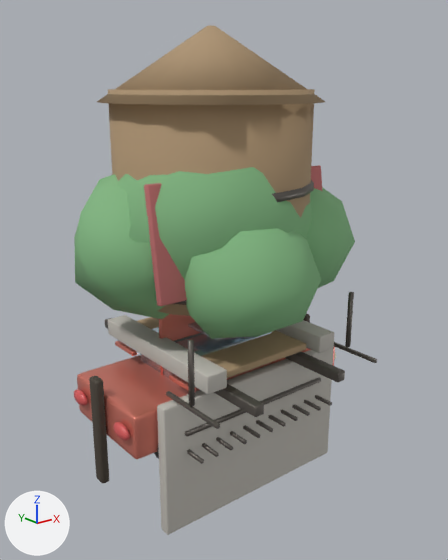
A saved change to the glTF model game/art/props.glb.
The view is the same before and after, from a 50 mm camera at (-5.05, -6.56, 4.64) aimed at (0.07, -0.17, 2.09). Arrows for +X, +Y and +Z are at lower left; the lights stay in place. The picture after the commit comes second. Vertices at exactly the same position are counted once.

Names of what the first picture shows: 'balcony', 'car', 'entrance', 'tree', 'watertank'.
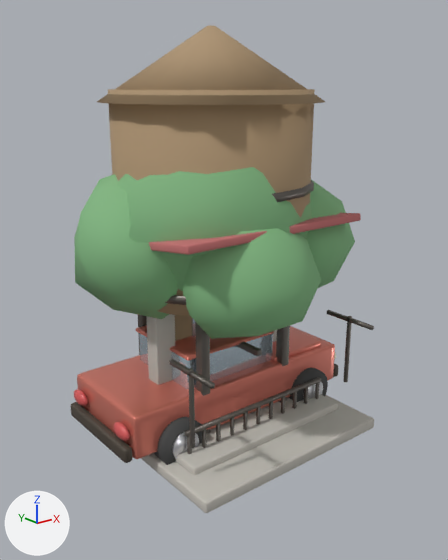
Where the change shows, as pixel boxes (x1, y1, x2, y2) in the pictures (448 x 560 px; the box of a moved part takes in the faces that stretch with it):
```json
{"object": "entrance", "change": "reshaped", "before": [108, 165, 377, 535], "after": [141, 213, 374, 513], "on screen": "13% narrower, 19% shorter"}
{"object": "watertank", "change": "reshaped", "before": [97, 25, 345, 417], "after": [97, 25, 325, 434], "on screen": "8% narrower"}
{"object": "car", "change": "reshaped", "before": [74, 314, 336, 483], "after": [71, 325, 338, 465], "on screen": "17% shorter"}
{"part": 1, "of": "me_cube", "change": "added", "after": [333, 364, 338, 377]}
{"part": 2, "of": "me_cube", "change": "added", "after": [71, 402, 133, 463]}
{"part": 3, "of": "me_cube", "change": "added", "after": [136, 325, 274, 360]}
{"part": 4, "of": "me_cube", "change": "deleted", "before": [89, 314, 310, 483]}
{"part": 5, "of": "me_cube_020", "change": "moved or reshaped", "before": [187, 340, 195, 407], "after": [169, 359, 215, 389]}
{"part": 6, "of": "me_cube_020", "change": "moved or reshaped", "before": [345, 292, 354, 347], "after": [327, 310, 374, 330]}
{"part": 7, "of": "me_cube_020", "change": "moved or reshaped", "before": [108, 165, 377, 535], "after": [141, 213, 374, 513]}
{"part": 8, "of": "me_cone_020", "change": "moved or reshaped", "before": [105, 318, 345, 417], "after": [138, 315, 290, 434]}
```

Scene script edits in JSON lines:
```json
{"block": "me_cube", "where": "# used by ob_car; location = (0.0, 0.0, 0.0)"}
{"op": "remove", "block": "me_cube", "code": "me_cube.from_pydata(...)  # 2234 vertices, 4380 faces; spans x -1.92..1.94, y -0.95..0.95, z -0.37..1.99"}
{"op": "add", "block": "me_cube", "code": "me_cube.from_pydata(...)  # 1834 vertices, 3596 faces; spans x -1.92..1.94, y -0.94..0.94, z 0.0..1.37"}
{"block": "me_cube", "change": "me_cube part 1: a new loose piece of 96 vertices spanning x 1.8..1.92, y -0.75..0.75, z 0.28..0.48, in mat_trim (brown #4f473d)"}
{"block": "me_cube", "change": "me_cube part 2: a new loose piece of 96 vertices spanning x -1.92..-1.8, y -0.75..0.75, z 0.28..0.48, in mat_trim (brown #4f473d)"}
{"block": "me_cube", "change": "me_cube part 3: a new loose piece of 80 vertices spanning x -0.9..0.6, y -0.65..0.65, z 1.31..1.37, in mat_paint (pink #e18272)"}
{"block": "me_cube", "change": "me_cube part 4: 7 loose pieces with 672 vertices, spanning x -1.92..1.92, y -0.95..0.95, z -0.37..1.99, are deleted"}
{"block": "me_cube_020", "where": "# used by ob_entrance; location = (0.0, 0.0, 0.0)"}
{"op": "remove", "block": "me_cube_020", "code": "me_cube_020.from_pydata(...)  # 1072 vertices, 2092 faces; spans x -1.5..1.5, y -1.85..1.08, z -0.82..3.6"}
{"op": "add", "block": "me_cube_020", "code": "me_cube_020.from_pydata(...)  # 1072 vertices, 2092 faces; spans x -1.5..1.5, y -1.8..0.0, z 0.0..3.04"}
{"block": "me_cube_020", "change": "me_cube_020 part 5: the loose piece of 8 vertices spanning x -1.38..-1.33, y -1.38..-1.33, z 1.15..1.95 is scaled about its middle by (1, 16, 0.0625)"}
{"block": "me_cube_020", "change": "me_cube_020 part 6: the loose piece of 8 vertices spanning x 1.33..1.38, y -1.38..-1.33, z 1.15..1.95 is scaled about its middle by (1, 16, 0.0625)"}
{"block": "me_cube_020", "change": "me_cube_020 part 7: 960 of 1072 vertices moved; they spanned x -1.5..1.5, y -1.85..1.08, z -0.82..3.6 and now span x -1.5..1.5, y -1.8..0.0, z 0.0..3.04; mean shift (0.0, 0.0, 0.0); largest move (-1.09, -1.31, 1.19) -> (-1.09, -0.23, 0.11)"}
{"block": "me_cone_020", "where": "# used by ob_watertank; location = (0.0, 0.0, 0.0)"}
{"op": "remove", "block": "me_cone_020", "code": "me_cone_020.from_pydata(...)  # 720 vertices, 1400 faces; spans x -1.43..1.43, y -1.81..1.81, z 0.3..5.35"}
{"op": "add", "block": "me_cone_020", "code": "me_cone_020.from_pydata(...)  # 720 vertices, 1400 faces; spans x -1.43..1.43, y -1.45..1.45, z -0.05..5.35"}
{"block": "me_cone_020", "change": "me_cone_020 part 8: 480 of 720 vertices moved; they spanned x -0.78..0.78, y -1.81..1.81, z 0.3..2.3 and now span x -0.78..0.78, y -1.0..1.0, z -0.05..2.15; mean shift (0.0, 0.0, 0.0); largest move (0.64, 0.38, 1.11) -> (0.64, -0.65, 2.14)"}
```
